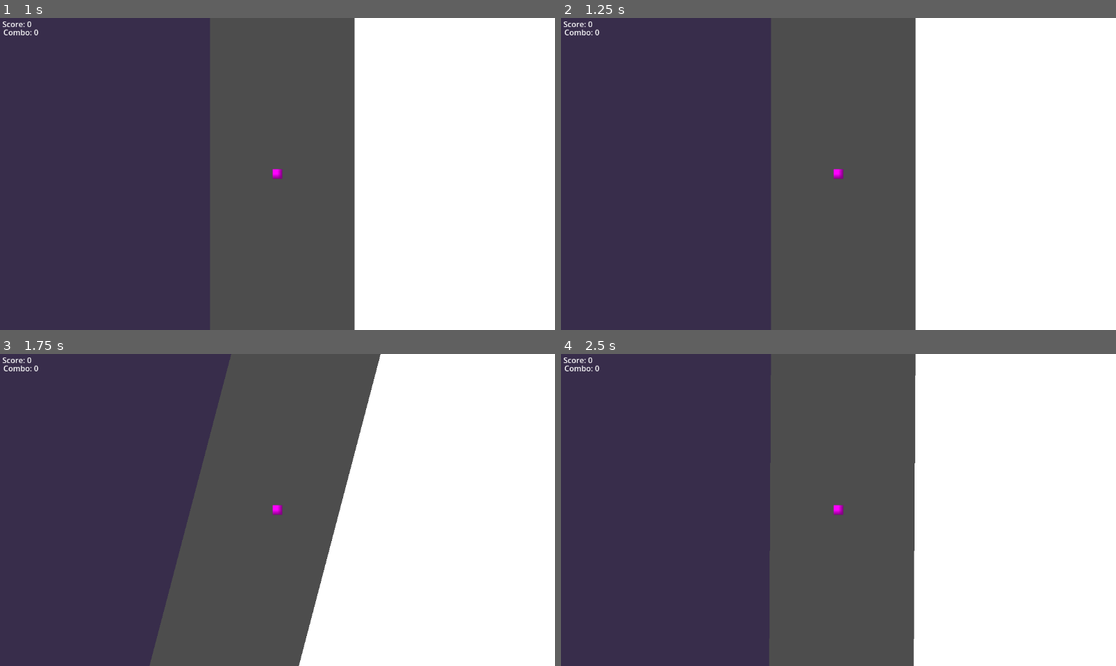
Above: before the commit, frames 1-4 (two rows, left to right).
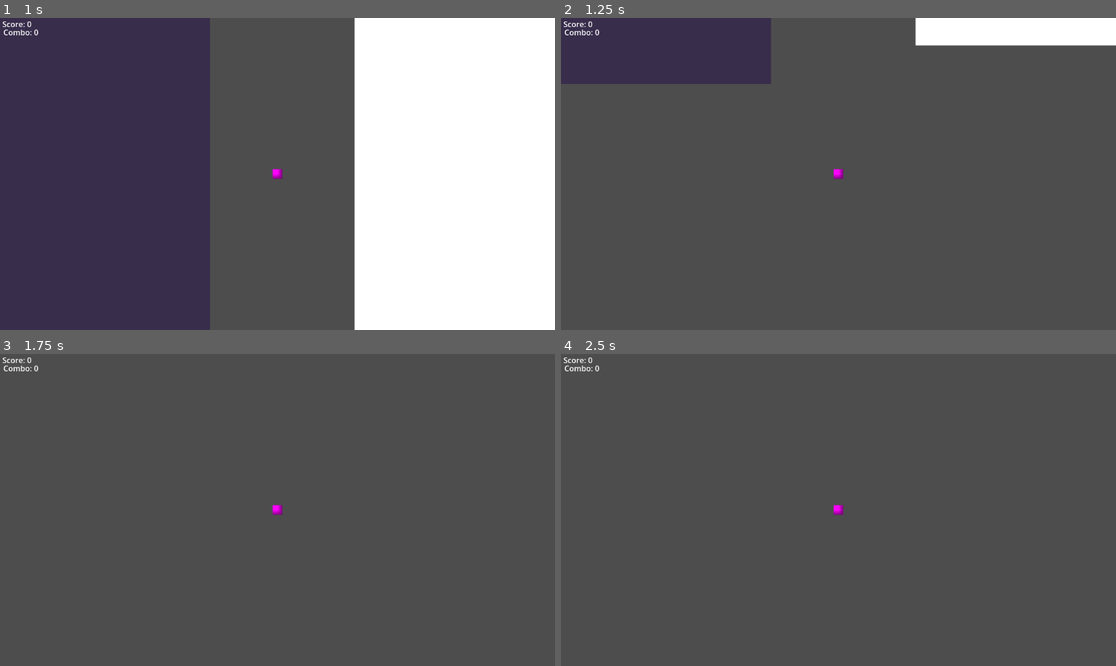
Above: after the commit, the same moments.

Repository: CilginSinek/cattivity
Game: Godot game, scene res://scenes/Login.tscn
Same seed, same stepped clock (60 frames per second), same inputs: the game is played once before the commit and once after it.
Inputs:
- Up to frame 1 (1 s): click "Play" at 0.5 s
- Up to frame 2 (1.25 s): no input
- Up to frame 3 (1.75 s): tap Enter at 1.25 s; hold D (rotate_right) from 1.28 s (still down)
- Up to frame 4 (2.5 s): release D (rotate_right) at 2.03 s; hold A (rotate_left) from 2.03 s (still down)

Frame 1 is identical in both runs. In frame 2, 63% of the frame differs, in the area x 0-100%, y 8-100%; in frame 3, 73%; in frame 4, 74%, in the area x 0-100%, y 0-100%.

Commit message:
feat: configurable gravity and spawn distance, test map loaded from JSON

Diff:
--- a/godot/autoload/Config.gd
+++ b/godot/autoload/Config.gd
@@ -7,3 +7,6 @@
 
 func get_auth_header() -> String:
 	return "Bearer " + jwt_token
+# Oyun hız ayarları
+var gravity: float = 300.0
+var spawn_distance: float = 1500.0
--- a/godot/autoload/SongManager.gd
+++ b/godot/autoload/SongManager.gd
@@ -55,7 +55,8 @@
 	play()
 
 func play() -> void:
-	_player.play()
+	if _player.stream != null:
+		_player.play()
 	is_playing = true
 	song_time = 0.0
 	emit_signal("song_started")
--- /dev/null
+++ b/godot/maps/test.json
@@ -0,0 +1,176 @@
+
+{
+	"name": "Base Drum",
+	"artist": "Unknown",
+	"bpm": 90,
+	"offset":0,
+	"duration": 76574,
+	"inputs": [
+		{"time": 2250,"direction" : 0},
+		{"time": 2650, "direction": 1},
+		{"time": 3311, "direction": 0},
+		{"time": 3560, "direction": 0},
+		{"time": 3944, "direction": 1},
+		{"time": 4592, "direction": 0},
+		{"time": 5283, "direction": 1},
+		{"time": 5986, "direction": 0},
+		{"time": 6265, "direction": 0},
+		{"time": 6618, "direction": 1},
+		{"time": 7306, "direction": 0},
+		{"time": 7999, "direction": 1},
+		{"time": 8666, "direction": 0},
+		{"time": 8979, "direction": 0},
+		{"time": 9283, "direction": 1},
+		{"time": 9980, "direction": 0},
+		{"time": 10638, "direction": 1},
+		{"time": 11315, "direction": 0},
+		{"time": 11618, "direction": 0},
+		{"time": 11947, "direction": 1},
+		{"time": 12311, "direction": 0},
+		{"time": 12613, "direction": 1},
+		{"time": 13271, "direction": 0},
+		{"time": 13974, "direction": 1},
+		{"time": 14312, "direction": 1},
+		{"time": 14611, "direction": 0},
+		{"time": 15354, "direction": 1},
+		{"time": 15926, "direction": 0},
+		{"time": 16653, "direction": 1},
+		{"time": 16977, "direction": 1},
+		{"time": 17271, "direction": 0},
+		{"time": 17664, "direction": 1},
+		{"time": 17949, "direction": 0},
+		{"time": 18606, "direction": 0},
+		{"time": 19319, "direction": 1},
+		{"time": 19596, "direction": 0},
+		{"time": 19917, "direction": 1},
+		{"time": 20640, "direction": 0},
+		{"time": 21330, "direction": 1},
+		{"time": 21958, "direction": 0},
+		{"time": 22251, "direction": 0},
+		{"time": 22570, "direction": 1},
+		{"time": 22933, "direction": 0},
+		{"time": 23088, "direction": 1},
+		{"time": 23241, "direction": 0},
+		{"time": 23874, "direction": 1},
+		{"time": 24626, "direction": 0},
+		{"time": 24925, "direction": 0},
+		{"time": 25283, "direction": 1},
+		{"time": 25941, "direction": 0},
+		{"time": 26609, "direction": 1},
+		{"time": 27296, "direction": 0},
+		{"time": 27619, "direction": 1},
+		{"time": 27943, "direction": 0},
+		{"time": 28650, "direction": 1},
+		{"time": 29362, "direction": 0},
+		{"time": 30050, "direction": 1},
+		{"time": 30343, "direction": 0},
+		{"time": 30647, "direction": 1},
+		{"time": 31355, "direction": 0},
+		{"time": 31982, "direction": 1},
+		{"time": 32659, "direction": 0},
+		{"time": 32983, "direction": 1},
+		{"time": 33282, "direction": 0},
+		{"time": 33640, "direction": 1},
+		{"time": 34038, "direction": 0},
+		{"time": 34597, "direction": 1},
+		{"time": 35314, "direction": 0},
+		{"time": 35604, "direction": 0},
+		{"time": 35937, "direction": 1},
+		{"time": 36605, "direction": 0},
+		{"time": 37382, "direction": 1},
+		{"time": 37934, "direction": 0},
+		{"time": 38249, "direction": 1},
+		{"time": 38567, "direction": 0},
+		{"time": 38930, "direction": 1},
+		{"time": 39075, "direction": 1},
+		{"time": 39314, "direction": 0},
+		{"time": 39967, "direction": 1},
+		{"time": 40604, "direction": 0},
+		{"time": 40957, "direction": 1},
+		{"time": 40980, "direction": 0},
+		{"time": 41302, "direction": 1},
+		{"time": 41968, "direction": 0},
+		{"time": 42596, "direction": 1},
+		{"time": 43303, "direction": 0},
+		{"time": 43597, "direction": 1},
+		{"time": 43965, "direction": 0},
+		{"time": 44343, "direction": 1},
+		{"time": 44478, "direction": 1},
+		{"time": 44881, "direction": 0},
+		{"time": 45291, "direction": 1},
+		{"time": 45958, "direction": 1},
+		{"time": 46221, "direction": 1},
+		{"time": 46594, "direction": 0},
+		{"time": 47331, "direction": 1},
+		{"time": 47965, "direction": 0},
+		{"time": 48687, "direction": 1},
+		{"time": 48980, "direction": 1},
+		{"time": 49274, "direction": 0},
+		{"time": 49659, "direction": 1},
+		{"time": 50020, "direction": 0},
+		{"time": 50628, "direction": 1},
+		{"time": 51281, "direction": 0},
+		{"time": 51604, "direction": 1},
+		{"time": 51963, "direction": 0},
+		{"time": 52669, "direction": 1},
+		{"time": 53257, "direction": 0},
+		{"time": 53944, "direction": 1},
+		{"time": 54283, "direction": 0},
+		{"time": 54628, "direction": 1},
+		{"time": 54950, "direction": 0},
+		{"time": 55135, "direction": 1},
+		{"time": 55389, "direction": 0},
+		{"time": 55966, "direction": 0},
+		{"time": 56664, "direction": 1},
+		{"time": 56923, "direction": 0},
+		{"time": 57291, "direction": 1},
+		{"time": 57923, "direction": 1},
+		{"time": 58561, "direction": 0},
+		{"time": 59284, "direction": 1},
+		{"time": 59577, "direction": 0},
+		{"time": 59925, "direction": 1},
+		{"time": 60290, "direction": 0},
+		{"time": 60424, "direction": 1},
+		{"time": 60563, "direction": 0},
+		{"time": 61230, "direction": 1},
+		{"time": 61932, "direction": 1},
+		{"time": 62261, "direction": 0},
+		{"time": 62599, "direction": 1},
+		{"time": 63341, "direction": 1},
+		{"time": 63949, "direction": 0},
+		{"time": 64657, "direction": 1},
+		{"time": 64929, "direction": 0},
+		{"time": 65288, "direction": 1},
+		{"time": 65587, "direction": 0},
+		{"time": 65701, "direction": 1},
+		{"time": 65901, "direction": 0},
+		{"time": 66080, "direction": 1},
+		{"time": 66668, "direction": 0},
+		{"time": 67310, "direction": 1},
+		{"time": 67614, "direction": 1},
+		{"time": 67917, "direction": 0},
+		{"time": 68664, "direction": 1},
+		{"time": 69302, "direction": 0},
+		{"time": 69994, "direction": 1},
+		{"time": 70294, "direction": 1},
+		{"time": 70606, "direction": 0},
+		{"time": 70990, "direction": 1},
+		{"time": 71160, "direction": 0},
+		{"time": 71259, "direction": 1},
+		{"time": 71871, "direction": 0},
+		{"time": 72604, "direction": 1},
+		{"time": 72932, "direction": 1},
+		{"time": 73245, "direction": 0},
+		{"time": 73972, "direction": 1},
+		{"time": 74351, "direction": 0},
+		{"time": 74650, "direction": 1},
+		{"time": 75005, "direction": 0},
+		{"time": 75392, "direction": 1},
+		{"time": 75631, "direction": 1},
+		{"time": 75940, "direction": 0},
+		{"time": 76278, "direction": 1},
+		{"time": 76408, "direction": 0},
+		{"time": 76552, "direction": 1},
+		{"time": 76574, "direction": 0}
+	]
+}
--- a/godot/scenes/Main.gd
+++ b/godot/scenes/Main.gd
@@ -4,19 +4,16 @@
 @onready var note_spawner: Node = $Gameplay/NoteSpawner
 
 func _ready() -> void:
-	var test_data = {
-		"name": "Test Map",
-		"artist": "Test Artist",
-		"bpm": 120,
-		"offset": 0,
-		"duration": 10000,
-		"inputs": [
-			{"time": 2000, "direction": 0},
-			{"time": 4000, "direction": 1},
-			{"time": 6000, "direction": 0},
-			{"time": 8000, "direction": 1},
-		]
-	}
+	var file = FileAccess.open("res://maps/test.json", FileAccess.READ)
+	if file == null:
+		push_error("Harita bulunamadı!")
+		return
+
+	var json = JSON.new()
+	json.parse(file.get_as_text())
+	file.close()
+
+	var test_data = json.data
 
 	BeatmapController.load_from_api(test_data)
 	note_spawner.setup(BeatmapController.get_notes())
--- a/godot/scenes/NoteSpawner.gd
+++ b/godot/scenes/NoteSpawner.gd
@@ -27,6 +27,7 @@
 	_next_index = 0
 
 func _check_spawn() -> void:
+	print("check: ", _next_index, "/", _notes.size(), " time: ", SongManager.song_time)
 	if _next_index >= _notes.size():
 		return
 	var next_note = _notes[_next_index]
@@ -39,7 +40,8 @@
 	instance.time_ms = note_data.time_ms
 	instance.direction = note_data.direction
 	var player = get_node("/root/main/Player")
-	instance.global_position = player.global_position + Vector2(0, 400)
+	instance.global_position = Vector2(0.0, player.global_position.y + Config.spawn_distance)
+	print("spawn pos: ", instance.global_position, " player pos: ", player.global_position)
 	notes_container.add_child(instance)
 
 func _check_miss() -> void:
--- a/godot/scenes/player.gd
+++ b/godot/scenes/player.gd
@@ -1,7 +1,7 @@
 extends CharacterBody2D
 
-const GRAVITY: float = 10.0
+const GRAVITY: float = 300.0
 
 func _physics_process(delta: float) -> void:
-	velocity.y += GRAVITY * delta
+	velocity.y += Config.gravity * delta
 	move_and_slide()
